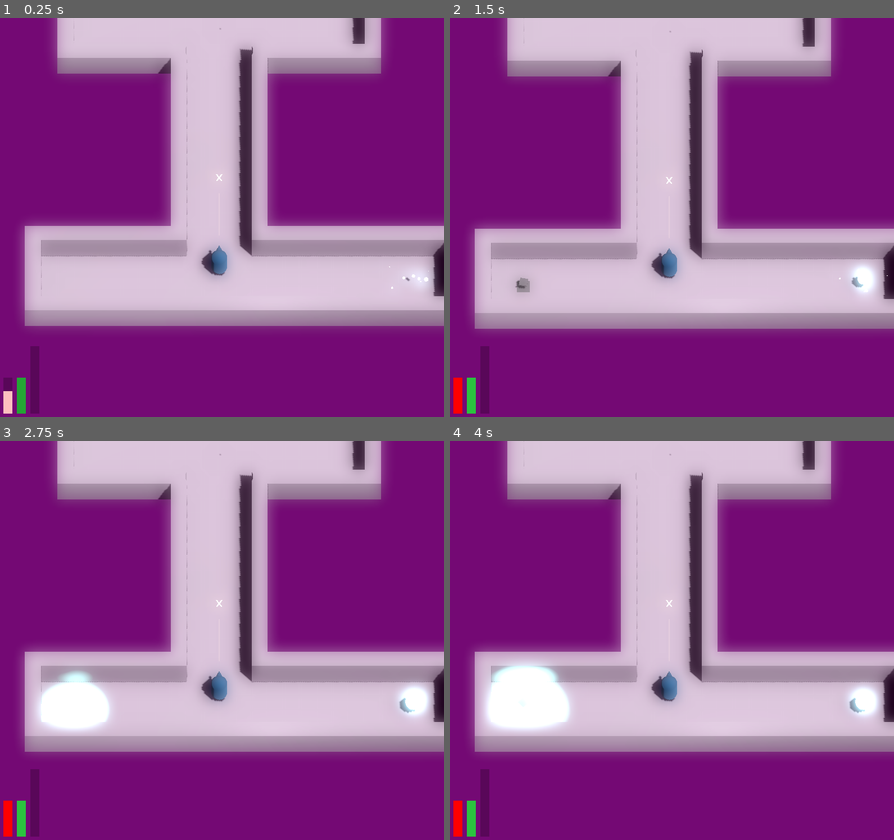
Above: before the commit, frames 1-4 (two rows, left to right).
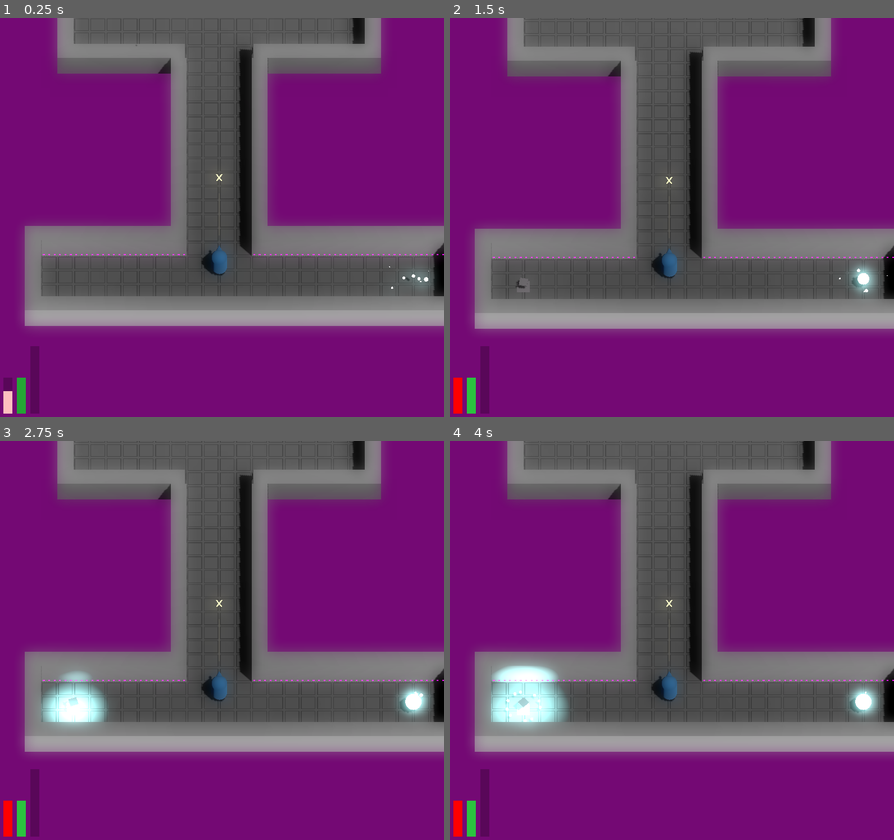
Above: after the commit, the same moments.

Repository: JackEvans24/bullet-absorb
Game: Godot game, scene res://scenes/main.tscn
The game is run twice, just before and just after one commit, with the same random seed, the same clock (stepped at 60 frames per second) and the same inputs.
Inputs:
- Up to frame 1 (0.25 s): no input
- Up to frame 2 (1.5 s): no input
- Up to frame 3 (2.75 s): no input
- Up to frame 4 (4 s): no input

The runs differ from the first frame. In frame 1, 39% of the frame differs, in the area x 5-100%, y 0-78%; in frame 2, 40%; in frame 3, 39%; in frame 4, 39%.

Commit message:
chore: minor object deletion changes

Diff:
--- a/scripts/editor/room_generator.gd
+++ b/scripts/editor/room_generator.gd
@@ -48,9 +48,8 @@
 
 	# Clear existing grid
 	for child in grid.get_children():
-		print(child.name)
 		grid.remove_child(child)
-		child.queue_free()
+		child.free()
 	grid.clear()
 
 	# Build walls
